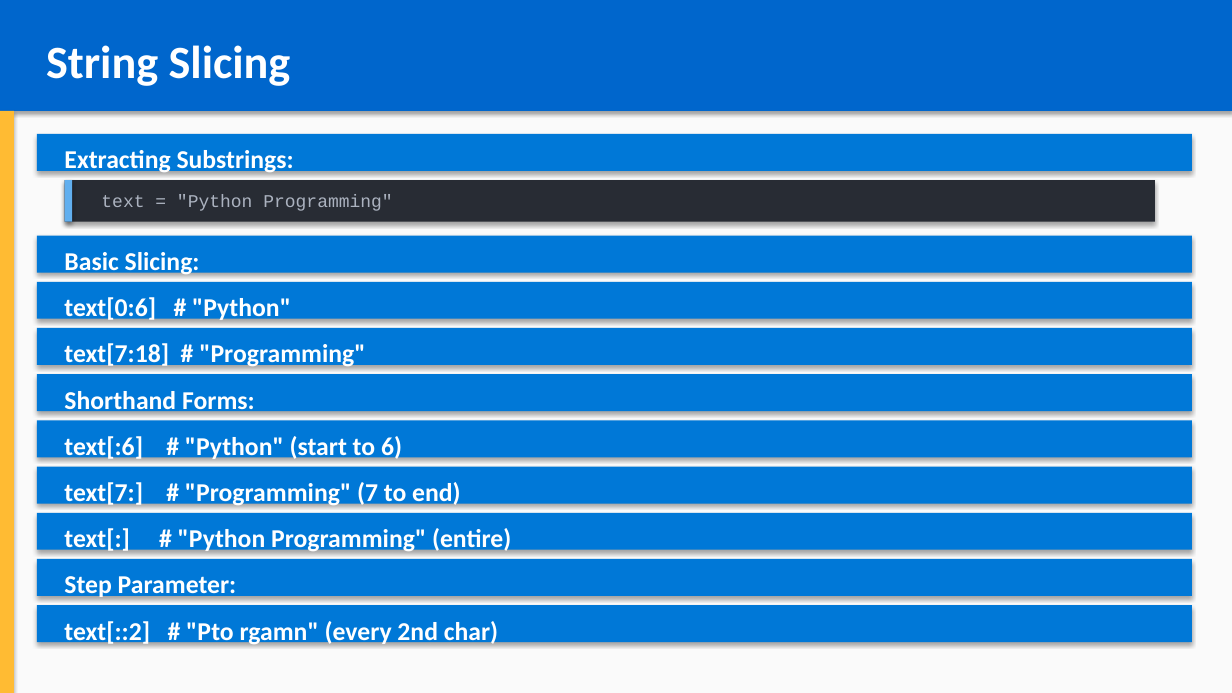
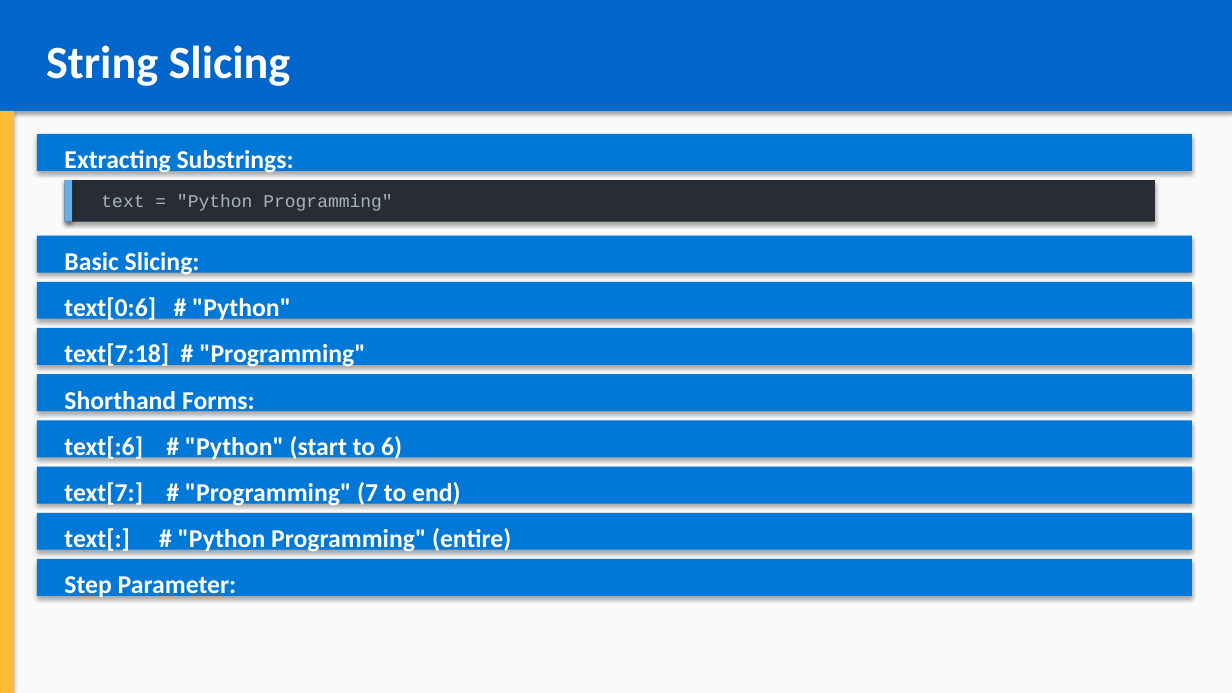
Before and after one commit to YouROS12/courses, a slide deck: slide 8 of python_course/chapter_02_working_with_data/working_with_data.pptx (slide 5 before the commit). Drawn at 1232x693 pixels with LibreOffice and Linux fonts; fonts in the diff are those of the drawing. Boxes give left, top, right and bottom in pixels: in the first picture for what was removed or moved away, otherwise in the second. Text is boxed around its words. In the diff, an @@ line names an element or a change of style, - is before the commit and + after.

```diff
--- a/python_course/chapter_02_working_with_data/working_with_data.pptx
+++ b/python_course/chapter_02_working_with_data/working_with_data.pptx
@@ rectangle removed at (37,605,1192,642) @@
@@ text removed at (64,621,498,646) @@
-text[::2] # "Pto rgamn" (every 2nd char)
```
Also in this commit, not shown: 12 other slides changed, 14 slides added, 1 slide removed, 10 other files.
